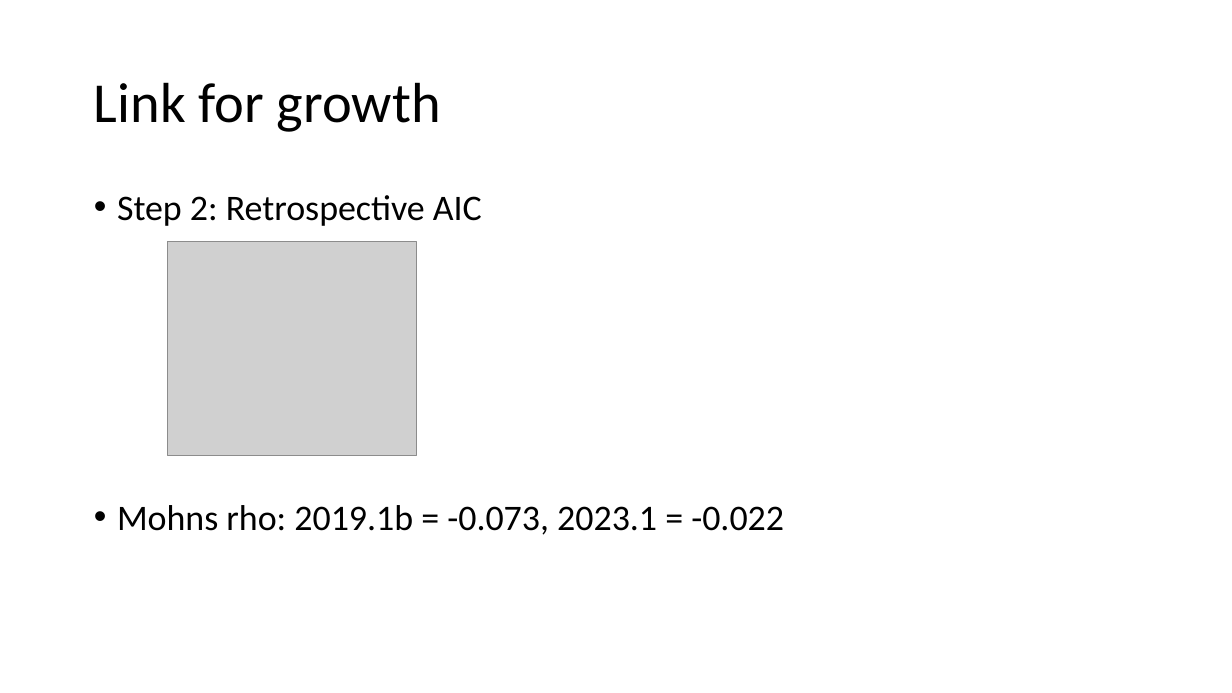
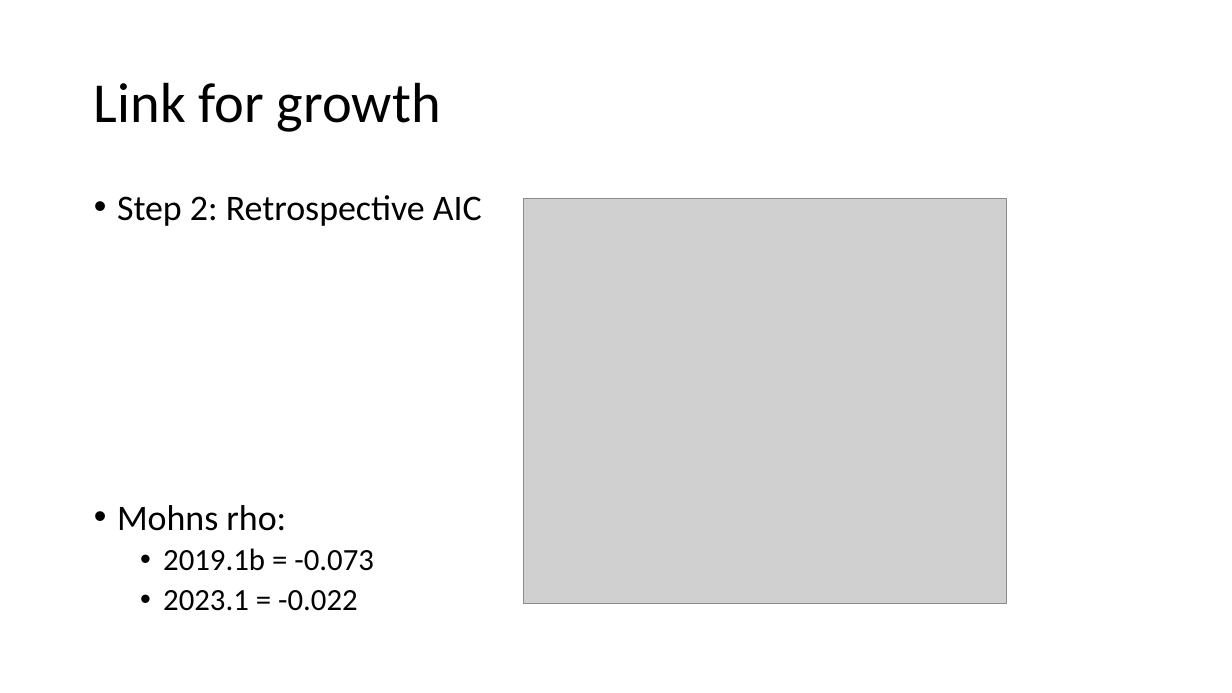
Before and after one commit to pete-hulson/goa_pcod, a slide deck: slide 21 of 2023/presentation/goa_pcod_sept23.pptx (slide 11 before the commit). Drawn at 1232x693 pixels with LibreOffice and Linux fonts; fonts in the diff are those of the drawing; grey boxes stand for pictures. Boxes give left, top, right and bottom in pixels: in the first picture for what was removed or moved away, otherwise in the second. Text is boxed around its words. In the diff, an @@ line names an element or a change of style, - is before the commit and + after.

```diff
--- a/2023/presentation/goa_pcod_sept23.pptx
+++ b/2023/presentation/goa_pcod_sept23.pptx
@@ picture added at (523, 199, 1006, 604) @@
@@ picture removed at (168, 241, 417, 455) @@
@@ text at (117, 505, 374, 611): text changed; size 28 to 24 pt @@
-• Mohns rho: 2019.1b = -0.073, 2023.1 = -0.022
+• Mohns rho:
+  • 2019.1b = -0.073
+  • 2023.1 = -0.022
```
Also in this commit, not shown: 9 other slides changed, 12 slides added, 5 other files.
